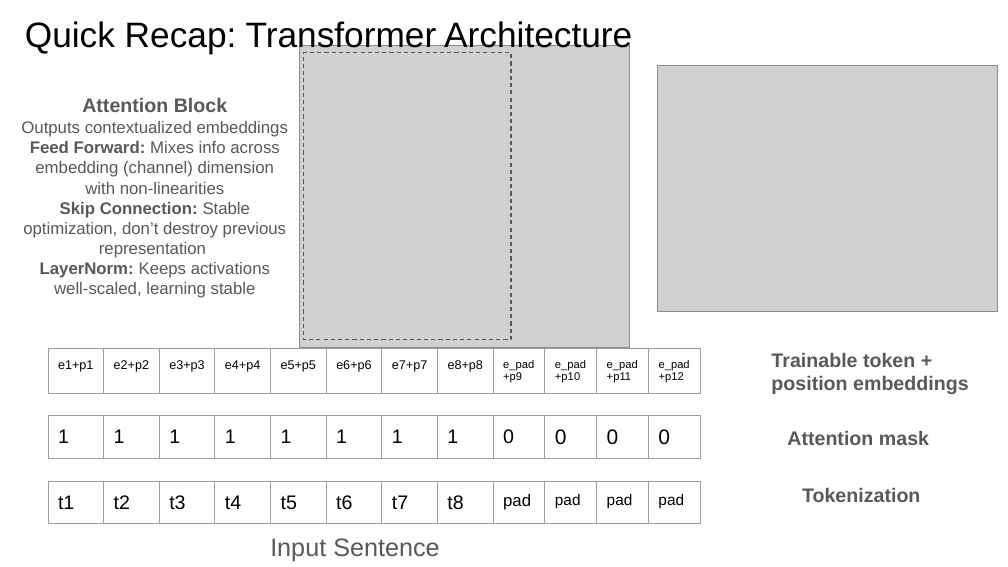
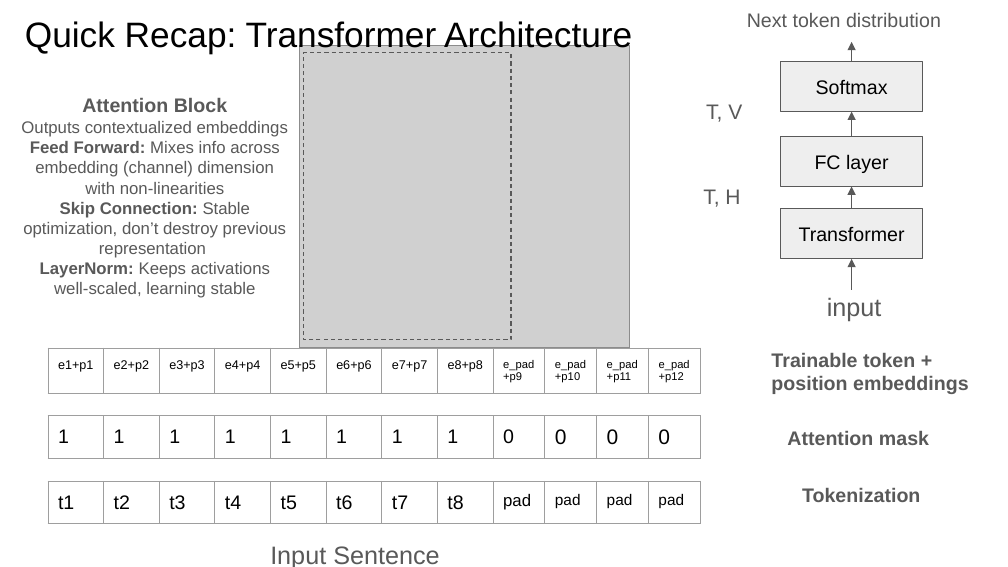
Before and after one commit to ankur6ue/deep-learning-course, a slide deck: slide 5 of Module 8/class_8.1/vllm architecture.pptx (slide 4 before the commit). Drawn at 1008x567 pixels with LibreOffice and Linux fonts; fonts in the diff are those of the drawing; grey boxes stand for pictures. Boxes give left, top, right and bottom in pixels: in the first picture for what was removed or moved away, otherwise in the second. Text is boxed around its words. In the diff, an @@ line names an element or a change of style, - is before the commit and + after.

```diff
--- a/Module 8/class_8.1/vllm architecture.pptx
+++ b/Module 8/class_8.1/vllm architecture.pptx
@@ text added at (x1=747, y1=13, x2=941, y2=27), 14 pt, text #595959 @@
+Next token distribution
@@ arrow added from (852, 61) to (852, 42), #595959 0.75 pt @@
@@ picture removed at (x1=657, y1=66, x2=998, y2=311) @@
@@ rectangle added at (x1=780, y1=61, x2=922, y2=112), fill #EEEEEE, outline #595959 0.75 pt, 14 pt, text #000000 @@
+Softmax
@@ text added at (x1=706, y1=104, x2=742, y2=122), 15 pt, text #595959 @@
+T, V
@@ arrow added from (852, 136) to (852, 112), #595959 0.75 pt @@
@@ rectangle added at (x1=780, y1=136, x2=922, y2=186), fill #EEEEEE, outline #595959 0.75 pt, 14 pt, text #000000 @@
+FC layer
@@ text added at (x1=703, y1=189, x2=740, y2=207), 15 pt, text #595959 @@
+T, H
@@ rectangle added at (x1=780, y1=209, x2=922, y2=259), fill #EEEEEE, outline #595959 0.75 pt, 14 pt, text #000000 @@
+Transformer
@@ arrow added from (852, 209) to (852, 186), #595959 0.75 pt @@
@@ arrow added from (852, 289) to (852, 259), #595959 0.75 pt @@
@@ text added at (x1=827, y1=297, x2=882, y2=321), 18 pt, text #595959 @@
+input
@@ text "Input Sentence" moved from (x1=270, y1=538, x2=439, y2=561) to (x1=270, y1=546, x2=439, y2=567) @@
```
Also in this commit, not shown: 5 other slides changed, 2 slides added, 1 slide removed.
